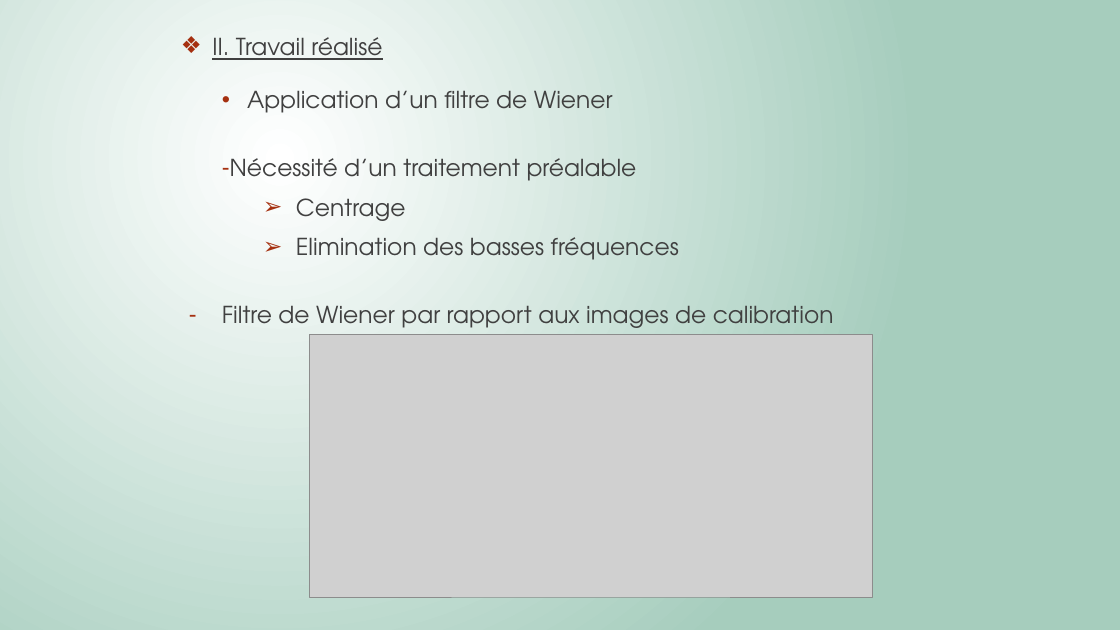
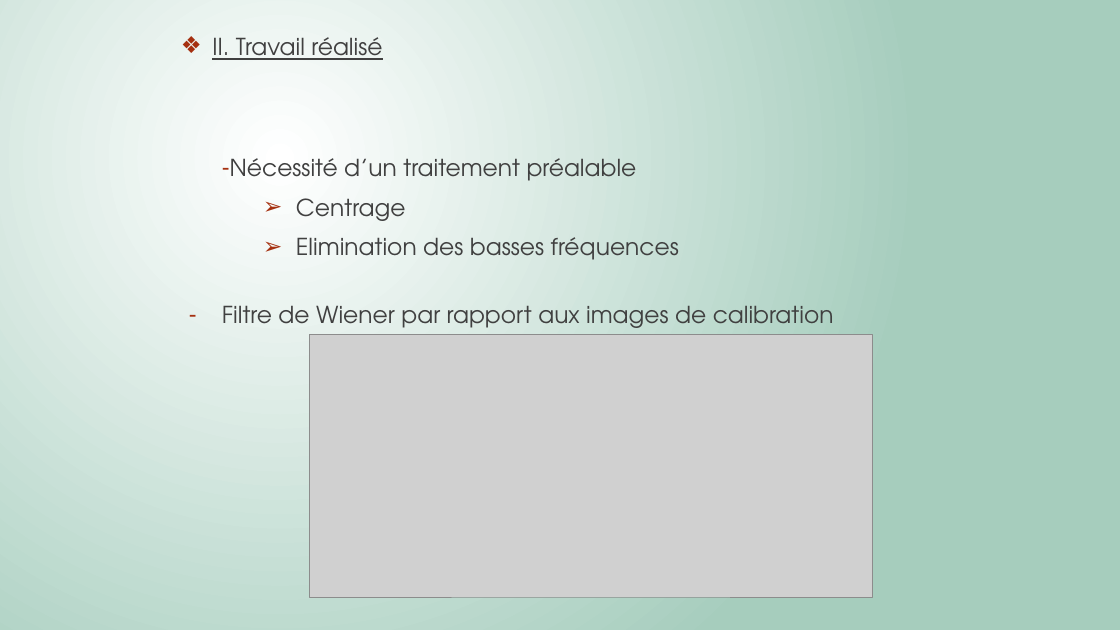
Before and after one commit to Killian-Herveau/PIMS, a slide deck: slide 9 of Pres_Avril/PresentationPIMSAvril.pptx (slide 8 before the commit). Drawn at 1120x630 pixels with LibreOffice and Linux fonts; fonts in the diff are those of the drawing; grey boxes stand for pictures. Boxes give left, top, right and bottom in pixels: in the first picture for what was removed or moved away, otherwise in the second. Text is boxed around its words. In the diff, an @@ line names an element or a change of style, - is before the commit and + after.

```diff
--- a/Pres_Avril/PresentationPIMSAvril.pptx
+++ b/Pres_Avril/PresentationPIMSAvril.pptx
@@ text at (247,90,613,113): paragraph removed @@
-• Application d’un filtre de Wiener
```
Also in this commit, not shown: 3 other slides changed, 1 slide added, 4 other files.
